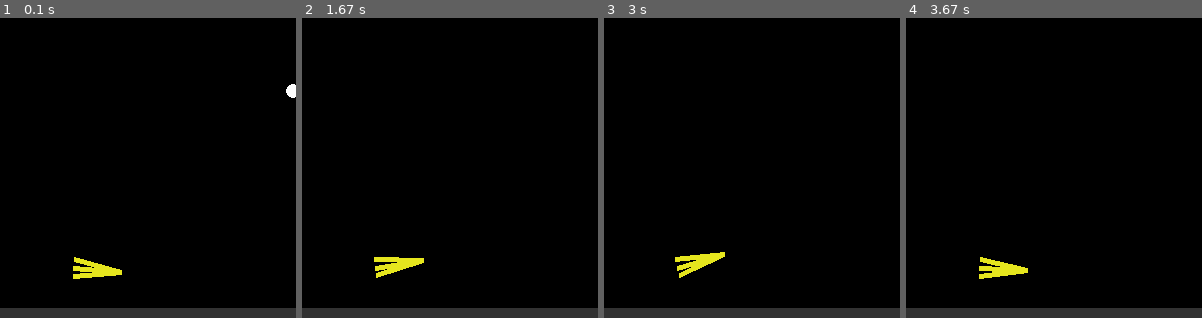
Above: before the commit, frames 1-4 (left to right).
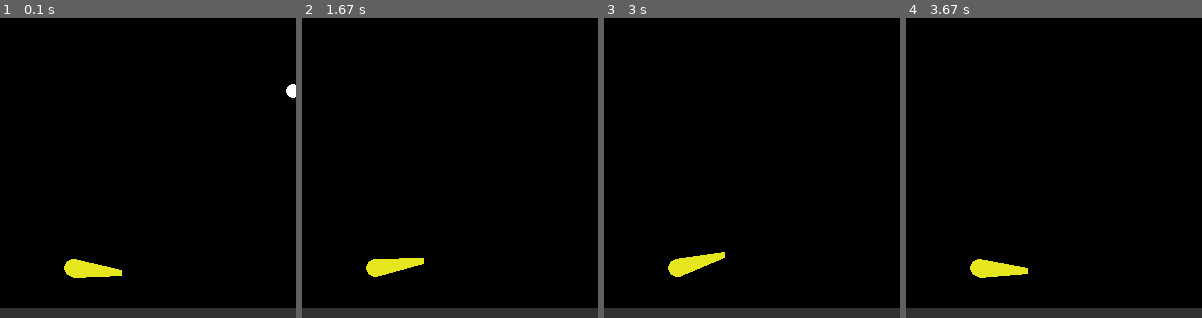
Above: after the commit, the same moments.

Repository: CamBFunny/quail
Game: pygame game, started from games/pynball.py
Same seed, same stepped clock (60 frames per second), same inputs: the game is played once before the commit and once after it.
Inputs:
- Up to frame 1 (0.1 s): no input
- Up to frame 2 (1.67 s): no input
- Up to frame 3 (3 s): no input
- Up to frame 4 (3.67 s): no input
The pictures show only the part of the screen within x 44-94%, y 50-100%; the shares and areas given below are measured in that part.

The runs differ from the first frame. In frame 1, 0.3% of the frame differs, in the area x 21-42%, y 79-87%; in frame 2, 0.3%; in frame 3, 0.3%; in frame 4, 0.3%.

Commit message:
Update pynball.py

Diff:
--- a/games/pynball.py
+++ b/games/pynball.py
@@ -140,14 +140,15 @@
     flipx = flippers.pos[0] + length * math.cos(spin)
     flipy = flippers.pos[1] + length * math.sin(spin)
 
-    pygame.draw.line(screen, flippers.color, flippers.pos, (flipx, flipy), 5)
+    pygame.draw.circle(screen, flippers.color, flippers.pos, 9)
+    pygame.draw.line(screen, flippers.color, flippers.pos, (flipx, flipy), 6)
     angle = spin + 90*360/3.14
-    offset = length/6
+    offset = length/8
     zoid = [flippers.pos[0] + offset * math.cos(angle), flippers.pos[1] + offset * math.sin(angle)]
     angle = spin - 90*360/3.14
     floyd = [flippers.pos[0] + offset * math.cos(angle), flippers.pos[1] + offset * math.sin(angle)]
-    pygame.draw.line(screen, flippers.color, (zoid[0], zoid[1]), (flipx, flipy), 5)
-    pygame.draw.line(screen, flippers.color, (floyd[0], floyd[1]), (flipx, flipy), 5)
+    pygame.draw.line(screen, flippers.color, (zoid[0], zoid[1]), (flipx, flipy), 6)
+    pygame.draw.line(screen, flippers.color, (floyd[0], floyd[1]), (flipx, flipy), 6)
 
     if hitstop > hitstop_limit:
         if abs(ball.speed[1]) >= 2 or ball.pos[1] <= resolution[1] - buff:
